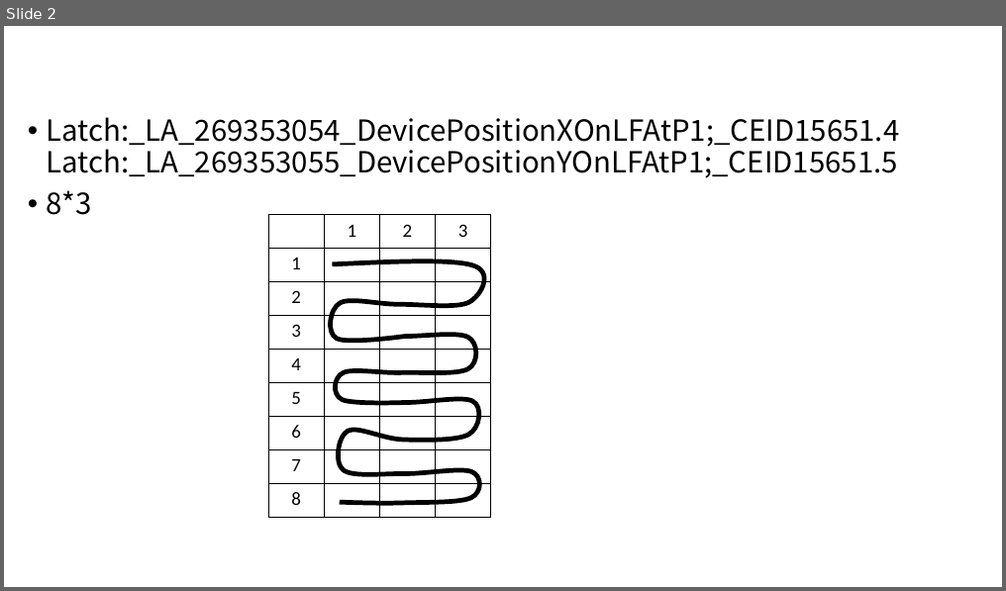
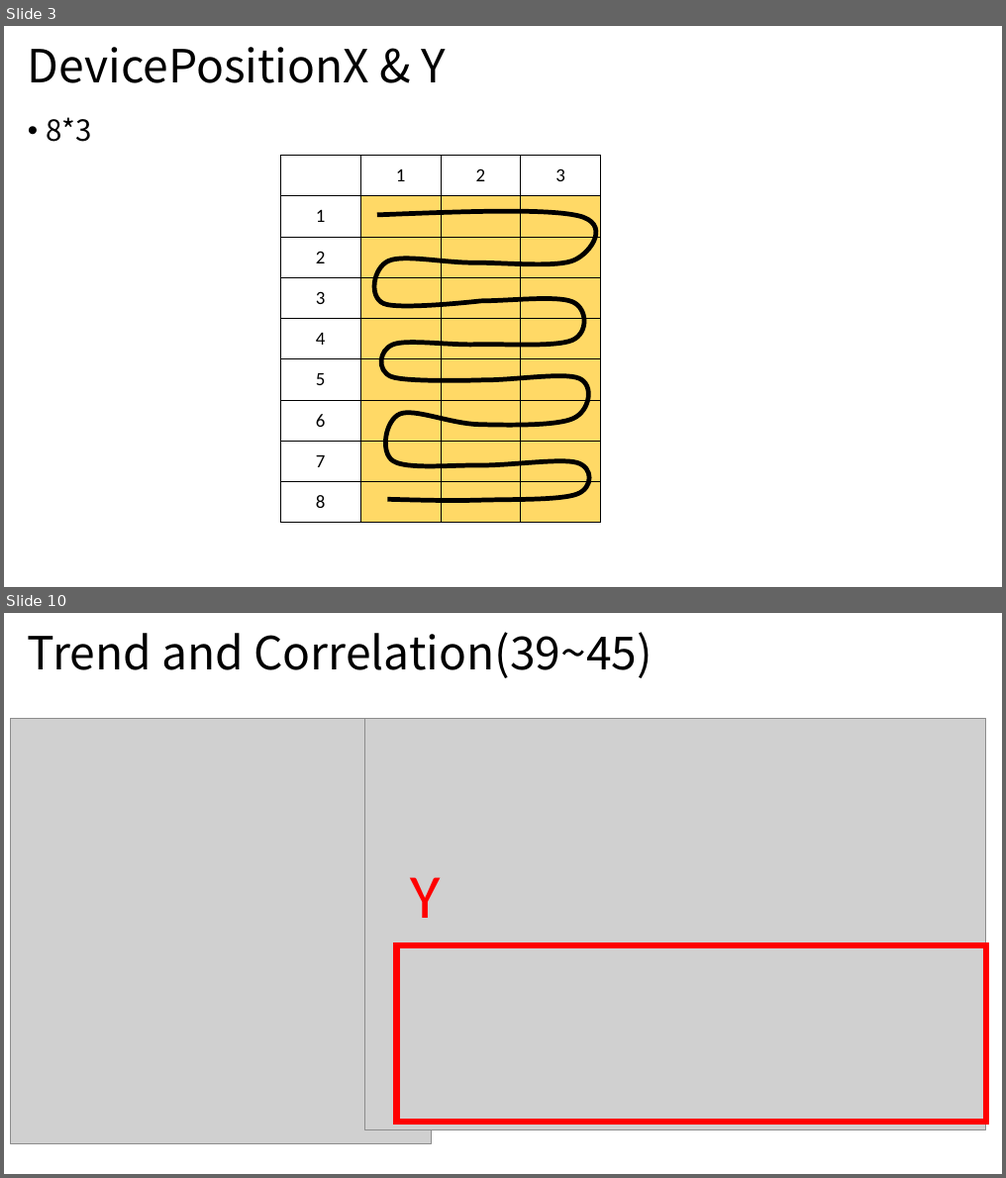
Before and after one commit to gitwetguy/FDC, a slide deck: FDC_note.pptx. Shown one above the other, each under a label of ours: slide 2 before the commit, slides 3 and 10 after it; the slides between them are not shown. The pictures are 1006x591 and 1006x1178 pixels, drawn with LibreOffice and Linux fonts; fonts in the diff are those of the drawing; grey boxes stand for pictures. Boxes give left, top, right and bottom in pixels: in the first picture for what was removed or moved away, otherwise in the second. Text is boxed around its words. In the diff, an @@ line names an element or a change of style, - is before the commit and + after.

```diff
--- a/FDC_note.pptx
+++ b/FDC_note.pptx
@@ slide 10 added at (x1=4, y1=613, x2=1002, y2=1174), background #FFFFFF @@
@@ title added at (x1=28, y1=632, x2=652, y2=678), 44 pt, text #000000 @@
+Trend and Correlation(39~45)
@@ picture added at (x1=11, y1=719, x2=432, y2=1145) @@
@@ picture added at (x1=365, y1=719, x2=986, y2=1131) @@
@@ text added at (x1=410, y1=877, x2=441, y2=918), 60 pt, text #FF0000 @@
+Y
@@ rectangle added at (x1=397, y1=947, x2=986, y2=1122), outline #FF0000 6 pt @@
@@ what was slide 2 is now slide 3 @@
@@ slide 3 changed as well @@
@@ title added at (x1=28, y1=47, x2=447, y2=83), 44 pt, text #000000 @@
+DevicePositionX & Y
@@ text at (x1=47, y1=117, x2=900, y2=178): paragraph removed @@
-• Latch:_LA_269353054_DevicePositionXOnLFAtP1;_CEID15651.4 Latch:_LA_269353055_DevicePositionYOnLFAtP1;_CEID15651.5
@@ table resized from (x1=268, y1=215, x2=490, y2=518) to (x1=281, y1=155, x2=601, y2=523) @@
@@ freeform shape resized from (x1=331, y1=262, x2=484, y2=503) to (x1=374, y1=212, x2=596, y2=501) @@
```
Also in this commit, not shown: 1 other slide changed, 11 other slides added, 4 slides removed.
